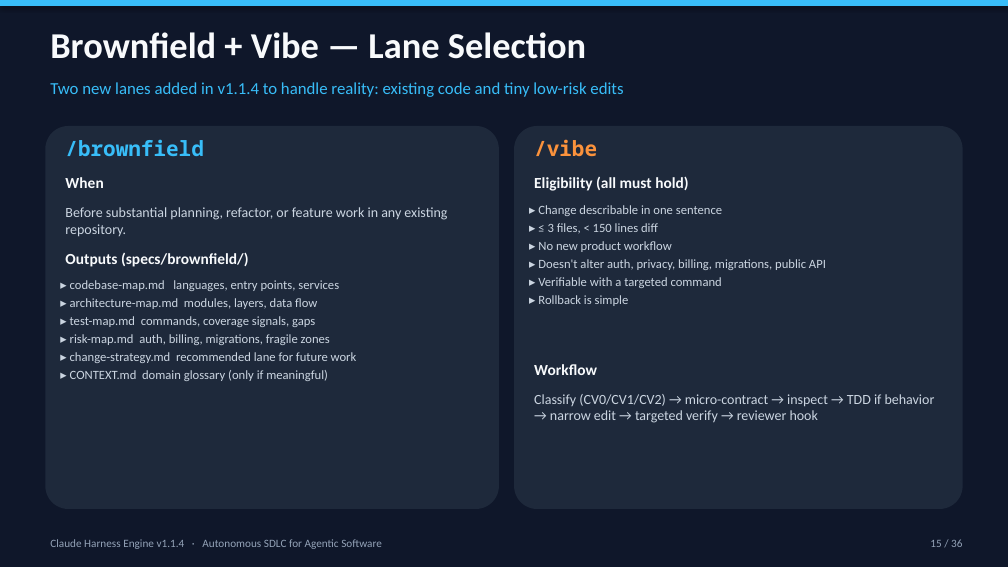
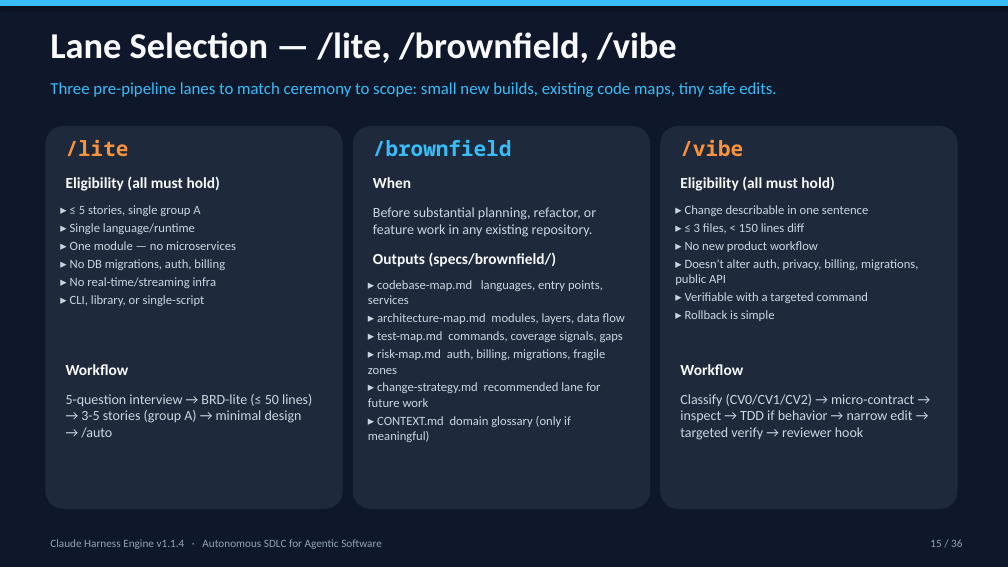
Before and after one commit to cwijayasundara/claude_harness_eng_v6, a slide deck: slide 15 of Claude_Harness_Engine_Design.pptx. Drawn at 1008x567 pixels with LibreOffice and Linux fonts; fonts in the diff are those of the drawing. Boxes give left, top, right and bottom in pixels: in the first picture for what was removed or moved away, otherwise in the second. Text is boxed around its words. In the diff, an @@ line names an element or a change of style, - is before the commit and + after.

```diff
--- a/Claude_Harness_Engine_Design.pptx
+++ b/Claude_Harness_Engine_Design.pptx
@@ text at bbox=[50, 32, 677, 63]: text changed @@
-Brownfield + Vibe — Lane Selection
+Lane Selection — /lite, /brownfield, /vibe
@@ text at bbox=[50, 82, 776, 97]: text changed @@
-Two new lanes added in v1.1.4 to handle reality: existing code and tiny low-risk edits
+Three pre-pipeline lanes to match ceremony to scope: small new builds, existing code maps, tiny safe edits.
@@ rounded rectangle added at bbox=[45, 126, 343, 509], fill #1E293B @@
@@ text added at bbox=[66, 139, 129, 157], 15 pt, text #FB923C, bold @@
+/lite
@@ rounded rectangle: place and size @@
-rounded rectangle at bbox=[45, 126, 499, 509]
+rounded rectangle at bbox=[353, 126, 650, 509]
@@ text "/brownfield": place and size @@
-text "/brownfield" at bbox=[65, 139, 203, 156]
+text "/brownfield" at bbox=[373, 139, 511, 156]
@@ rounded rectangle: place and size @@
-rounded rectangle at bbox=[514, 126, 963, 509]
+rounded rectangle at bbox=[660, 126, 958, 509]
@@ text "/vibe": place and size @@
-text "/vibe" at bbox=[534, 139, 597, 156]
+text "/vibe" at bbox=[680, 139, 743, 156]
@@ text added at bbox=[66, 176, 220, 191], 11 pt, text #F8FAFC, bold @@
+Eligibility (all must hold)
@@ text "When": place and size @@
-text "When" at bbox=[65, 177, 103, 188]
+text "When" at bbox=[373, 177, 411, 188]
@@ text "Eligibility (all must hold)": place and size @@
-text "Eligibility (all must hold)" at bbox=[534, 176, 688, 191]
+text "Eligibility (all must hold)" at bbox=[680, 176, 834, 191]
@@ text added at bbox=[70, 205, 236, 306], 9 pt, text #CBD5E1 @@
+▸ ≤ 5 stories, single group A
+▸ Single language/runtime
+▸ One module — no microservices
+▸ No DB migrations, auth, billing
+▸ No real-time/streaming infra
+▸ CLI, library, or single-script
@@ text "Before substantial planning, refactor, or ..." rewrapped from bbox=[65, 207, 447, 237] to bbox=[373, 207, 596, 237] @@
@@ text "▸ Change describable in one ..." rewrapped from bbox=[538, 205, 826, 306] to bbox=[675, 205, 918, 321] @@
@@ text "Outputs (specs/brownfield/)": place and size @@
-text "Outputs (specs/brownfield/)" at bbox=[65, 252, 249, 267]
+text "Outputs (specs/brownfield/)" at bbox=[373, 252, 557, 267]
@@ text "▸ codebase-map.md languages, entry points, ..." rewrapped from bbox=[70, 280, 357, 381] to bbox=[368, 280, 625, 442] @@
@@ text "Workflow": place and size @@
-text "Workflow" at bbox=[534, 364, 597, 375]
+text "Workflow" at bbox=[680, 364, 743, 375]
@@ text added at bbox=[66, 364, 129, 375], 11 pt, text #F8FAFC, bold @@
+Workflow
@@ text "Classify (CV0/CV1/CV2) → micro-contract → ..." rewrapped from bbox=[534, 394, 935, 423] to bbox=[680, 394, 914, 440] @@
@@ text added at bbox=[66, 394, 312, 438], 10 pt, text #CBD5E1 @@
+5-question interview → BRD-lite (≤ 50 lines) → 3-5 stories (group A) → minimal design → /auto
```
Also in this commit, not shown: 8 other slides changed, 4 other files.
